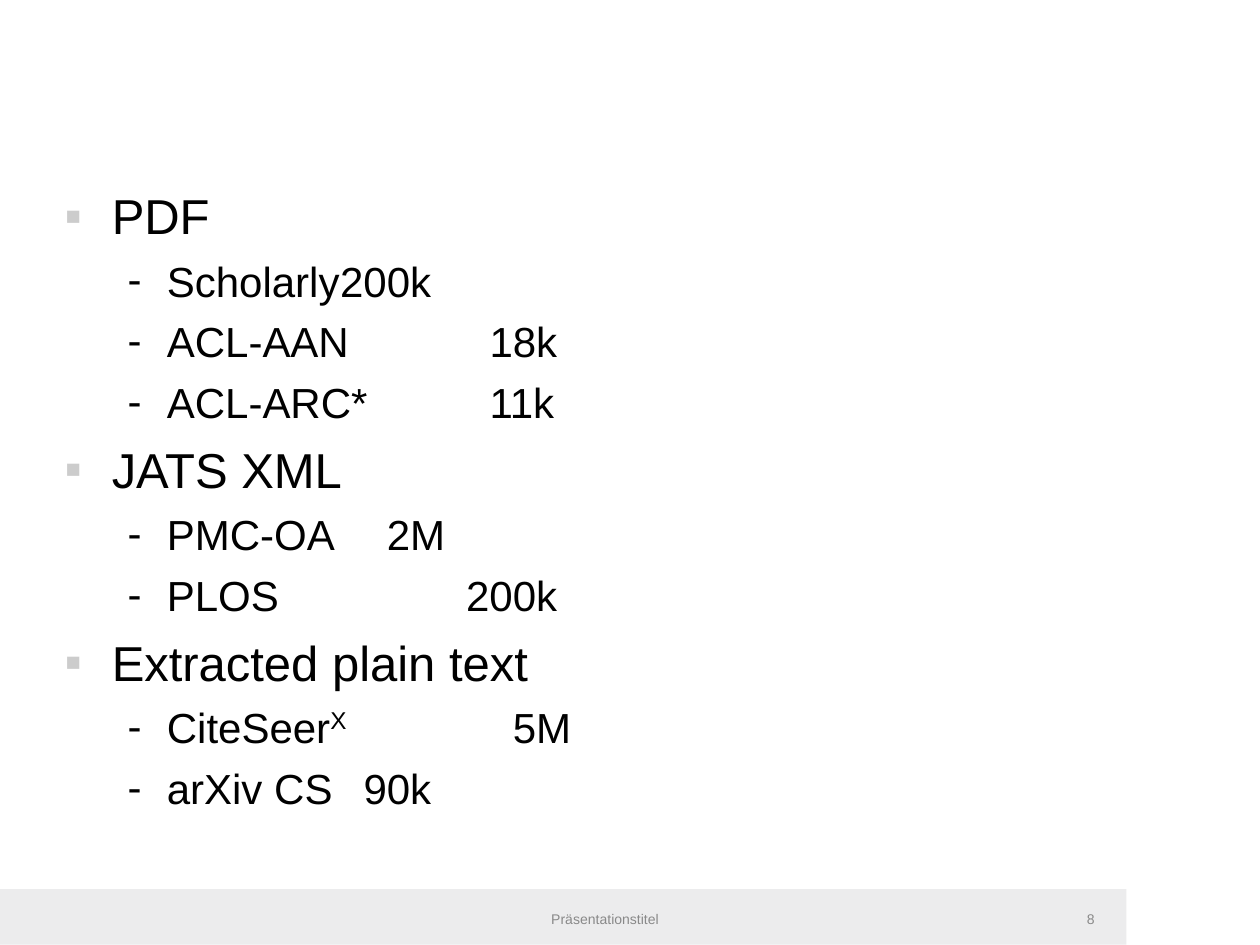
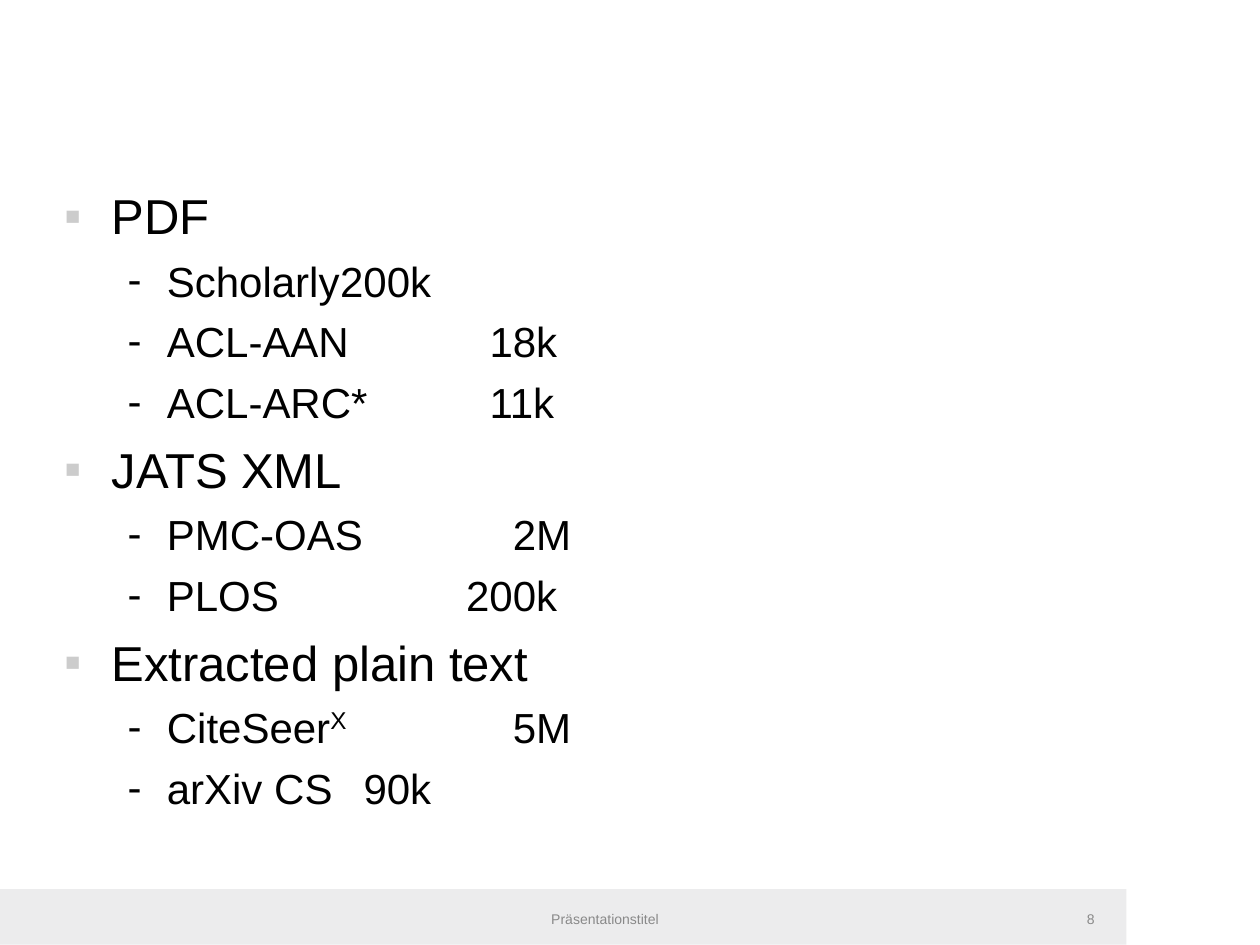
Before and after one commit to IllDepence/master_thesis, a slide deck: slide 8 of misc/bir_presentation/bir2019.odp. Drawn at 1260x945 pixels with LibreOffice and Linux fonts; fonts in the diff are those of the drawing; background and template pictures are left out. Boxes give left, top, right and bottom in pixels: in the first picture for what was removed or moved away, otherwise in the second. Text is boxed around its words. In the diff, an @@ line names an element or a change of style, - is before the commit and + after.

```diff
--- a/misc/bir_presentation/bir2019.odp
+++ b/misc/bir_presentation/bir2019.odp
@@ text at (167, 520, 571, 551): text changed @@
-  – PMC-OA 002M
+  – PMC-OAS 002M
```
Also in this commit, not shown: 5 other slides changed, 18 slides added, 3 slides removed, 16 other files.
